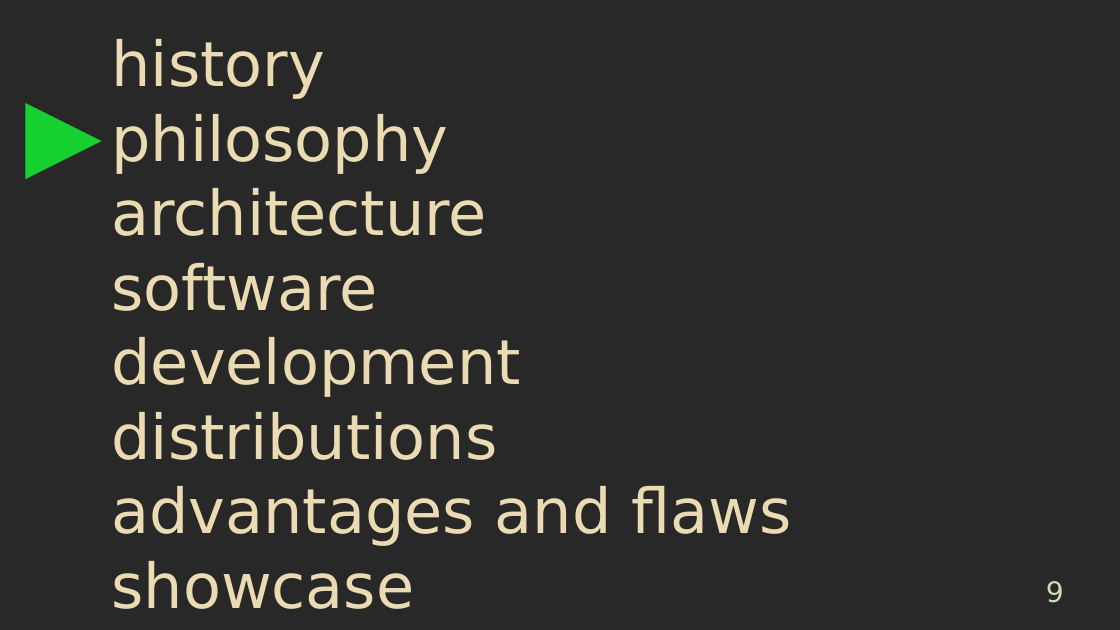
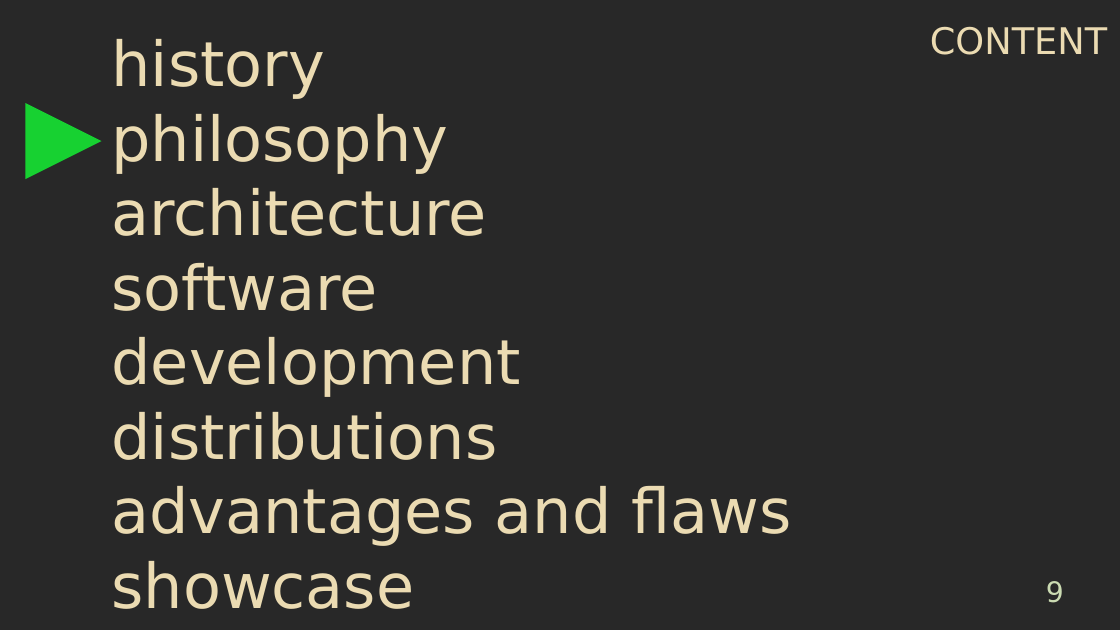
Before and after one commit to jpieles/linux-presentation, a slide deck: slide 9 of Presentation.odp. Drawn at 1120x630 pixels with LibreOffice and Linux fonts; fonts in the diff are those of the drawing. Boxes give left, top, right and bottom in pixels: in the first picture for what was removed or moved away, otherwise in the second. Text is boxed around its words. In the diff, an @@ line names an element or a change of style, - is before the commit and + after.

```diff
--- a/Presentation.odp
+++ b/Presentation.odp
@@ text added at (x1=930, y1=27, x2=1107, y2=55), 26 pt, text #EBDBB2 @@
+CONTENT
```
Also in this commit, not shown: 8 other slides changed, 9 other files.
